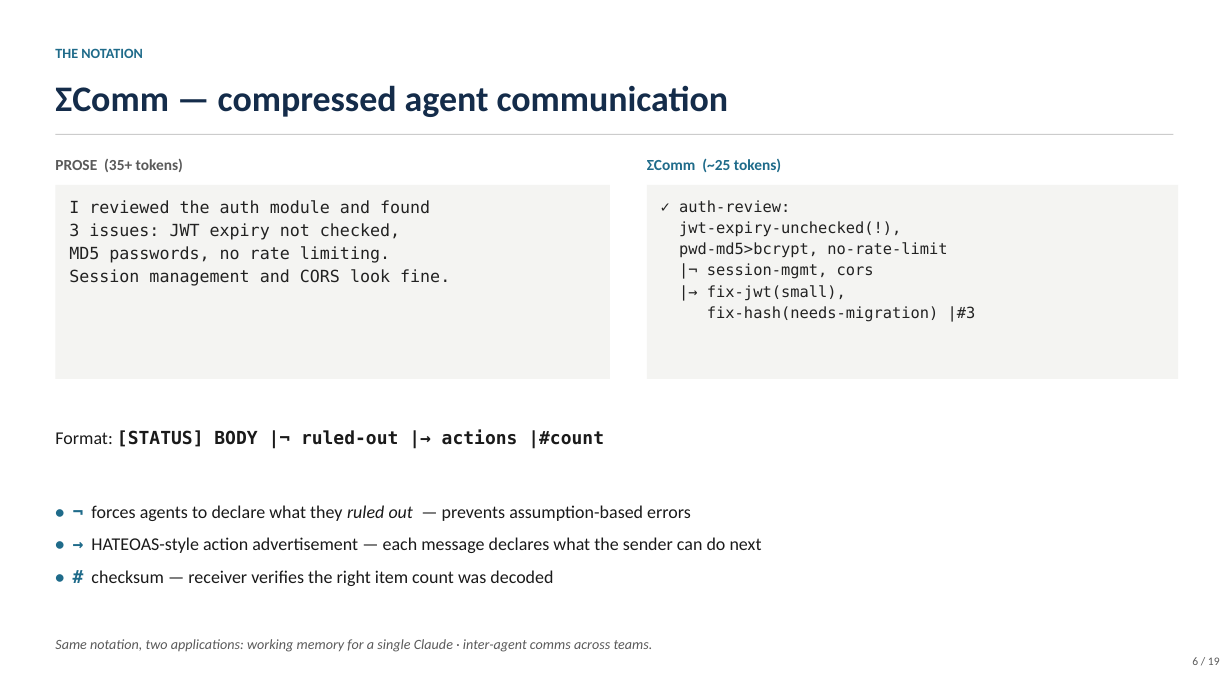
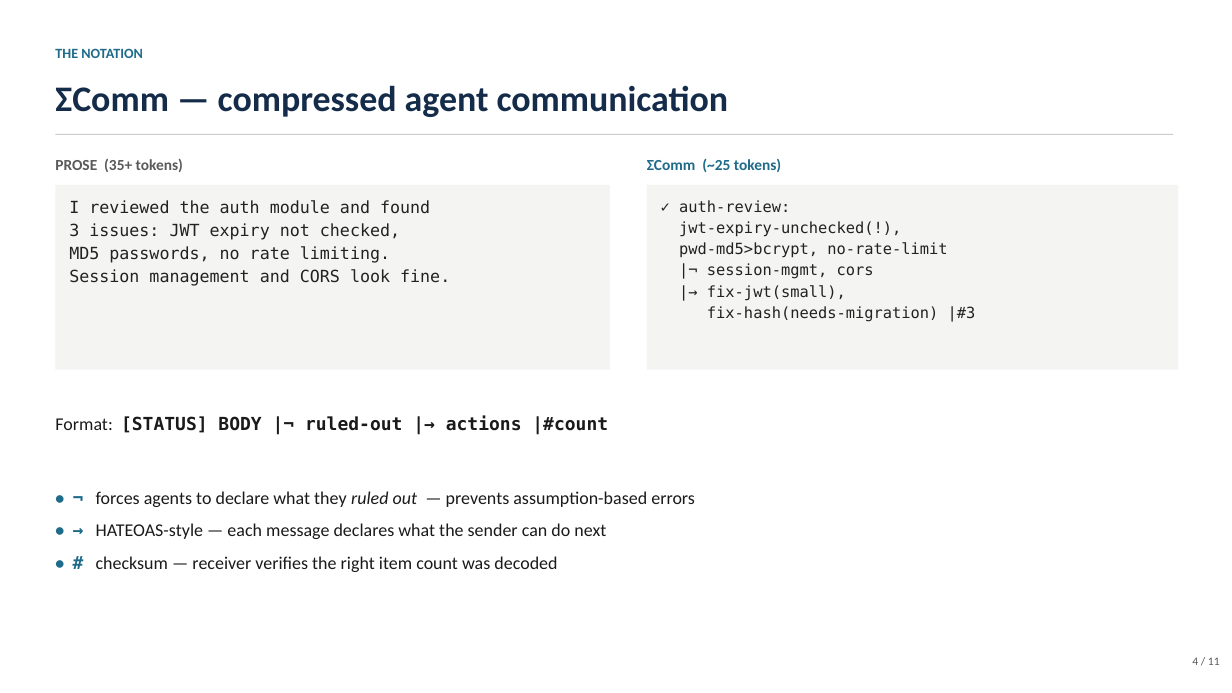
Before and after one commit to coloradored13/sigma-system-overview, a slide deck: slide 4 of sigma-system-demo.pptx (slide 6 before the commit). Drawn at 1232x693 pixels with LibreOffice and Linux fonts; fonts in the diff are those of the drawing. Boxes give left, top, right and bottom in pixels: in the first picture for what was removed or moved away, otherwise in the second. Text is boxed around its words. In the diff, an @@ line names an element or a change of style, - is before the commit and + after.

```diff
--- a/sigma-system-demo.pptx
+++ b/sigma-system-demo.pptx
@@ text "Format: [STATUS] BODY |¬ ruled-out ...": place and size @@
-text "Format: [STATUS] BODY |¬ ruled-out ..." at (55,430,762,586)
+text "Format: [STATUS] BODY |¬ ruled-out ..." at (55,416,695,572)
@@ text at (96,523,606,539): text changed @@
-• → HATEOAS-style action advertisement — each message declares what the sender can do next
+• → HATEOAS-style — each message declares what the sender can do next
@@ text removed at (55,639,653,652) @@
-Same notation, two applications: working memory for a single Claude · inter-agent comms across teams.
@@ text at (1192,657,1220,665): text changed @@
-6 / 19
+4 / 11
```
Also in this commit, not shown: 7 other slides changed, 2 slides added, 10 slides removed.
